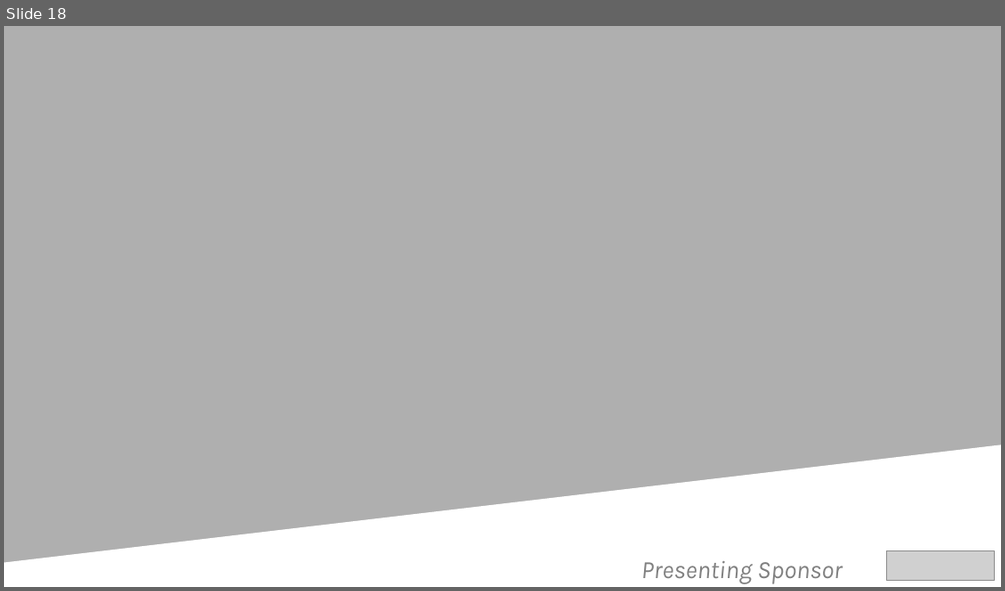
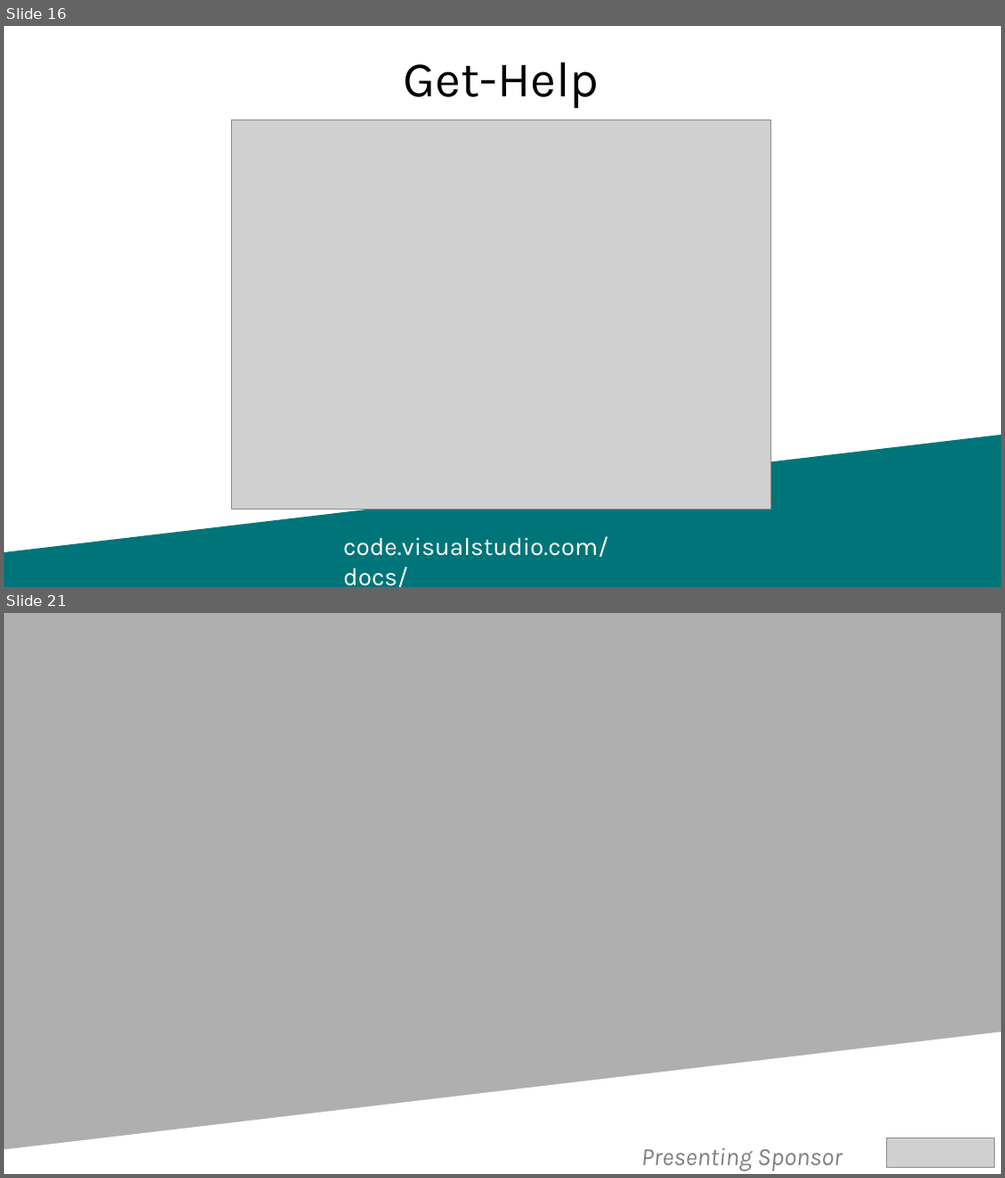
Before and after one commit to SQLDBAWithABeard/Presentations, a slide deck: 2018/24 HoP/PowerShell.pptx. Shown one above the other, each under a label of ours: slide 18 before the commit, slides 16 and 21 after it; the slides between them are not shown. The pictures are 1005x591 and 1005x1178 pixels, drawn with LibreOffice and Linux fonts; fonts in the diff are those of the drawing; grey boxes stand for pictures; background and template pictures are left out. Boxes give left, top, right and bottom in pixels: in the first picture for what was removed or moved away, otherwise in the second. Text is boxed around its words. In the diff, an @@ line names an element or a change of style, - is before the commit and + after.

```diff
--- a/2018/24 HoP/PowerShell.pptx
+++ b/2018/24 HoP/PowerShell.pptx
@@ slide 16 added at <box>4,26,1001,587</box>, background #FFFFFF @@
@@ title added at <box>404,62,599,108</box>, 36 pt, text #000000 @@
+Get-Help
@@ picture added at <box>231,120,770,509</box> @@
@@ freeform shape added at <box>4,435,1001,587</box>, fill #007579 @@
@@ text added at <box>343,536,608,587</box>, 18 pt, text #FFFFFF @@
+code.visualstudio.com/docs/
@@ what was slide 18 is now slide 21 @@
```
Also in this commit, not shown: 3 slides changed, 15 other slides added, 13 slides removed.
